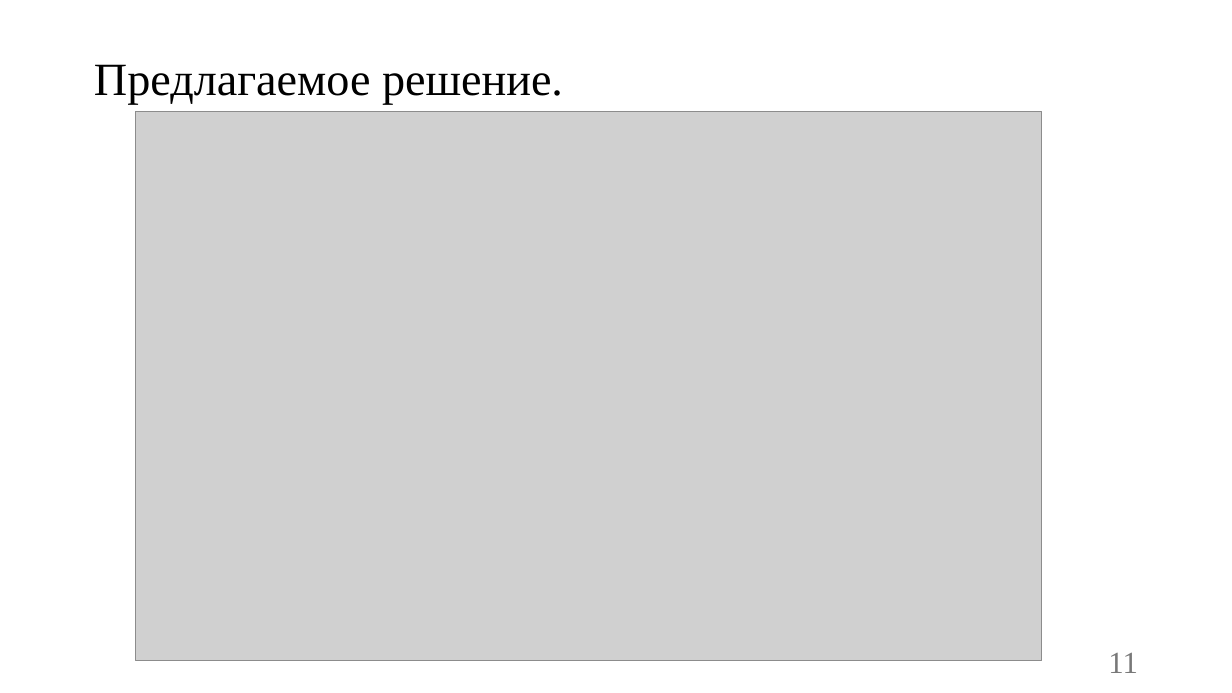
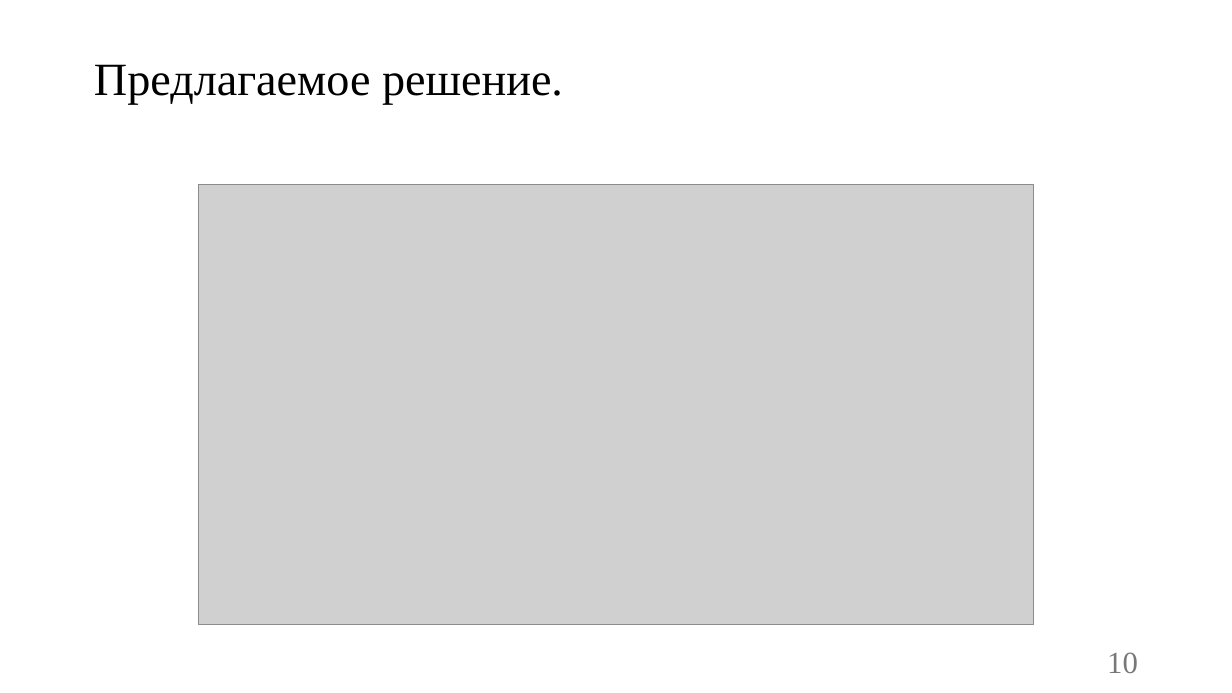
Before and after one commit to vadimgilka/SportApp, a slide deck: slide 10 of Documentation/Documentation Backend/Презентация-Чупинин-Антон-Павлович.pptx (slide 11 before the commit). Drawn at 1232x693 pixels with LibreOffice and Linux fonts; fonts in the diff are those of the drawing; grey boxes stand for pictures. Boxes give left, top, right and bottom in pixels: in the first picture for what was removed or moved away, otherwise in the second. Text is boxed around its words. In the diff, an @@ line names an element or a change of style, - is before the commit and + after.

```diff
--- a/Documentation/Documentation Backend/Презентация-Чупинин-Антон-Павлович.pptx
+++ b/Documentation/Documentation Backend/Презентация-Чупинин-Антон-Павлович.pptx
@@ picture: place and size @@
-picture at (136, 111, 1043, 661)
+picture at (199, 185, 1033, 625)
@@ page number at (1107, 652, 1138, 673): text changed @@
-11
+10
```
Also in this commit, not shown: 5 other slides changed, 2 slides added, 3 slides removed.
